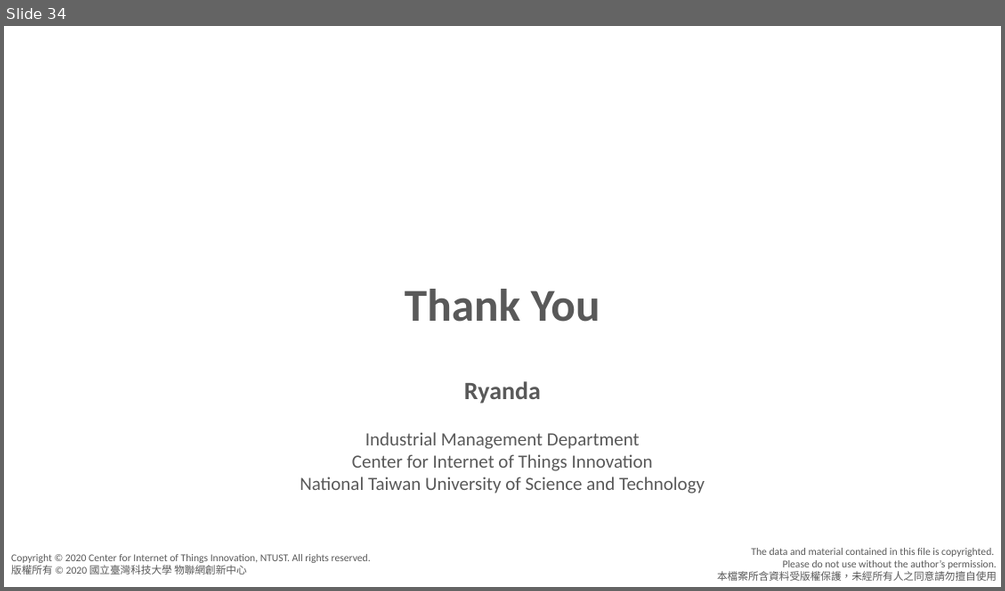
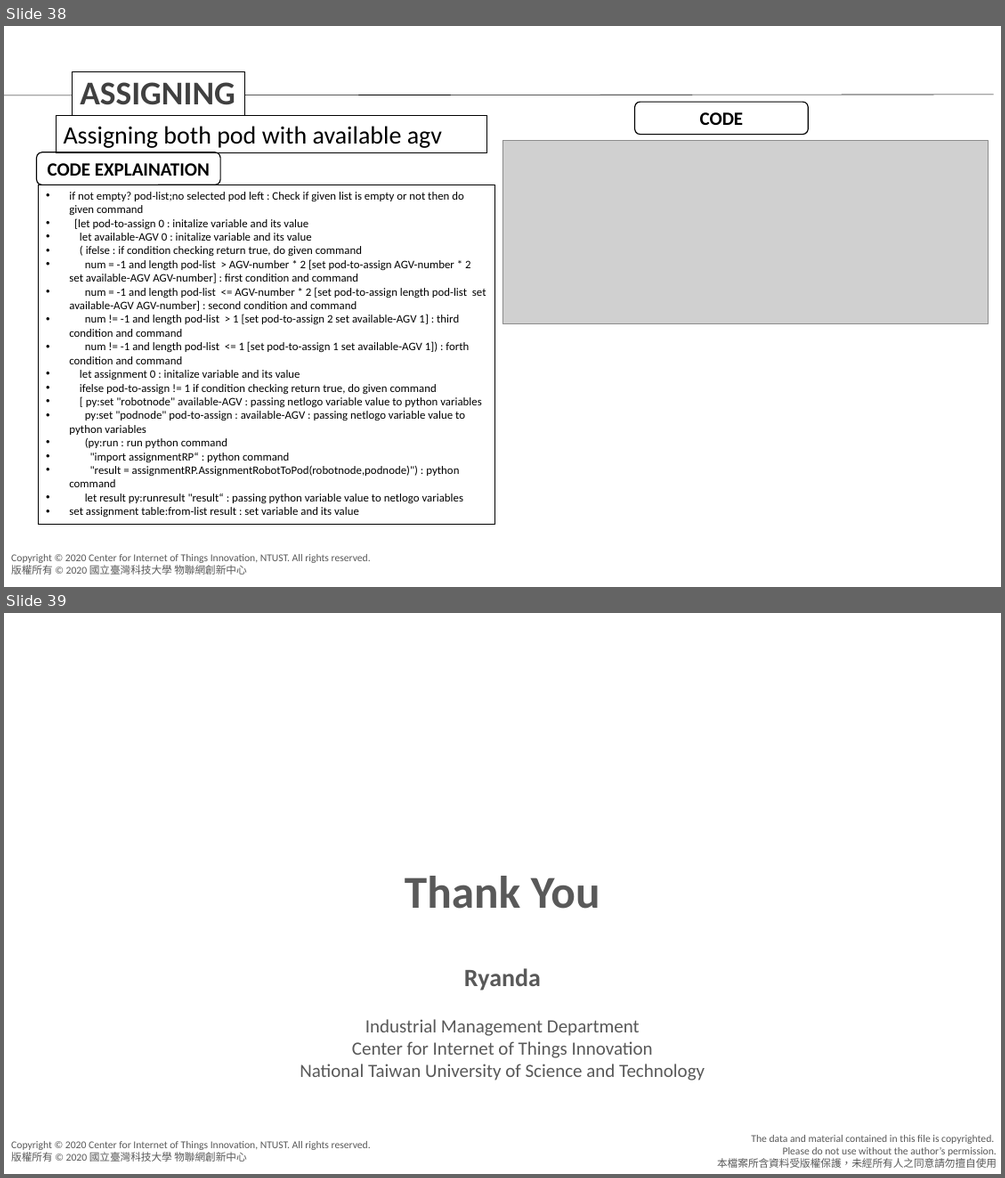
Before and after one commit to agnesyosephine/kiva, a slide deck: Tutorial/Code Learning-Ryanda.pptx. Shown one above the other, each under a label of ours: slide 34 before the commit, slides 38 and 39 after it. The pictures are 1005x591 and 1005x1178 pixels, drawn with LibreOffice and Linux fonts; fonts in the diff are those of the drawing; grey boxes stand for pictures; background and template pictures are left out. Boxes give left, top, right and bottom in pixels: in the first picture for what was removed or moved away, otherwise in the second. Text is boxed around its words. In the diff, an @@ line names an element or a change of style, - is before the commit and + after.

Commit message:
Second attempt

```diff
--- a/Tutorial/Code Learning-Ryanda.pptx
+++ b/Tutorial/Code Learning-Ryanda.pptx
@@ slide 38 added at (4,26,1001,587), background #FFFFFF; not listed: 1 template element that a slide beside it also shows @@
@@ rectangle added at (73,71,245,116), fill #FFFFFF, outline #000000 0.75 pt, 32 pt, text #404040, bold @@
+ASSIGNING
@@ line added from (4, 95) to (994, 95), #000000 0.5 pt @@
@@ rounded rectangle added at (635,102,809,135), fill #FFFFFF, outline #000000 1 pt, 18 pt, text #000000, bold @@
+CODE
@@ rectangle added at (56,116,487,153), outline #000000 0.75 pt, 24 pt, text #000000 @@
+Assigning both pod with available agv
@@ rounded rectangle added at (36,152,220,185), fill #FFFFFF, outline #000000 1 pt, 18 pt, text #000000, bold @@
+CODE EXPLAINATION
@@ picture added at (502,141,988,323) @@
@@ rectangle added at (39,184,494,524), outline #000000 0.75 pt, 11 pt, text #000000 @@
+• if not empty? pod-list;no selected pod left : Check if given list is empty or not then do given command
+• [let pod-to-assign 0 : initalize variable and its value
+• let available-AGV 0 : initalize variable and its value
+• ( ifelse : if condition checking return true, do given command
+• num = -1 and length pod-list > AGV-number * 2 [set pod-to-assign AGV-number * 2 set available-AGV AGV-number] : first condition and command
+• num = -1 and length pod-list <= AGV-number * 2 [set pod-to-assign length pod-list set available-AGV AGV-number] : second condition and command
+• num != -1 and length pod-list > 1 [set pod-to-assign 2 set available-AGV 1] : third condition and command
+• num != -1 and length pod-list <= 1 [set pod-to-assign 1 set available-AGV 1]) : forth condition and command
+• let assignment 0 : initalize variable and its value
+• ifelse pod-to-assign != 1 if condition checking return true, do given command
+• [ py:set "robotnode" available-AGV : passing netlogo variable value to python variables
+• py:set "podnode" pod-to-assign : available-AGV : passing netlogo variable value to python variables
+• (py:run : run python command
+• "import assignmentRP“ : python command
+• "result = assignmentRP.AssignmentRobotToPod(robotnode,podnode)") : python command
+• let result py:runresult "result“ : passing python variable value to netlogo variables
+• set assignment table:from-list result : set variable and its value
@@ rectangle added at (741,549,769,575), fill #FFFFFF, outline #FFFFFF 1 pt @@
@@ what was slide 34 is now slide 39 @@
```
Also in this commit, not shown: 2 slides changed, 4 other slides added, 3 other files.
